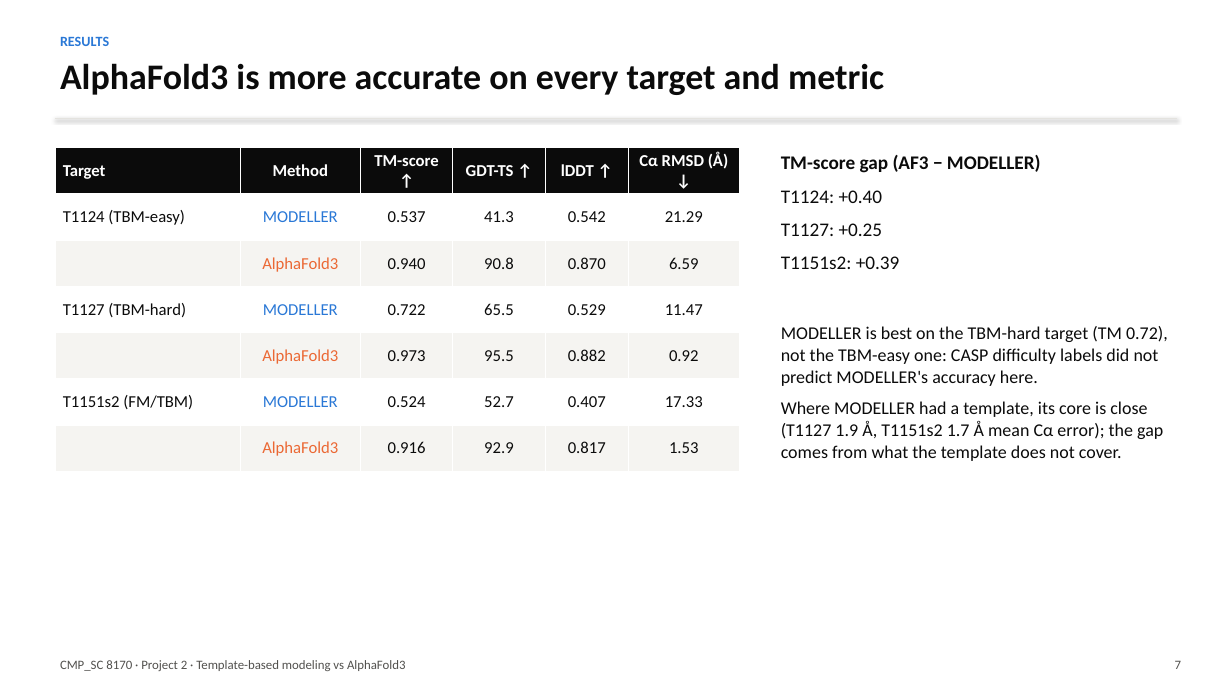
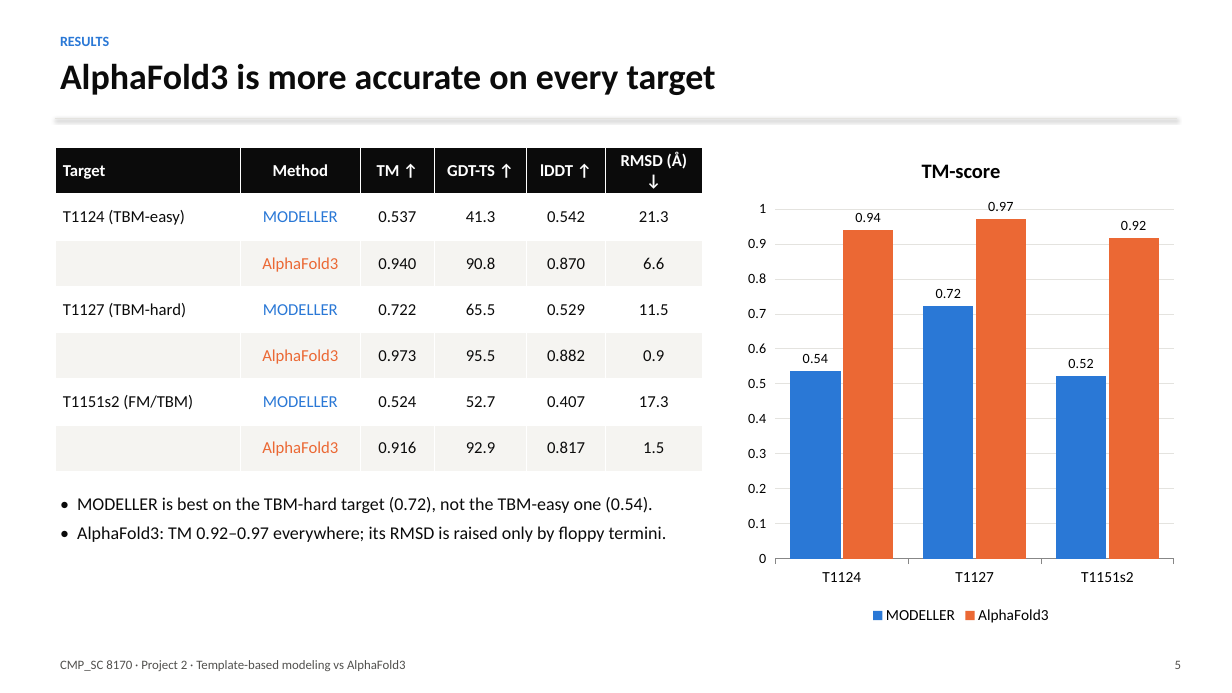
Before and after one commit to weisi2580/8170-project2, a slide deck: slide 5 of results/slides.pptx (slide 7 before the commit). Drawn at 1232x693 pixels with LibreOffice and Linux fonts; fonts in the diff are those of the drawing. Boxes give left, top, right and bottom in pixels: in the first picture for what was removed or moved away, otherwise in the second. Text is boxed around its words. In the diff, an @@ line names an element or a change of style, - is before the commit and + after.

```diff
--- a/results/slides.pptx
+++ b/results/slides.pptx
@@ text at <box>60,63,716,95</box>: text changed @@
-AlphaFold3 is more accurate on every target and metric
+AlphaFold3 is more accurate on every target
@@ table at <box>55,148,702,471</box> @@
-row 1, column 3: TM-score ↑
+row 1, column 3: TM ↑
-row 1, column 6: Cα RMSD (Å) ↓
+row 1, column 6: RMSD (Å) ↓
-row 2, column 6: 21.29
+row 2, column 6: 21.3
-row 3, column 6: 6.59
+row 3, column 6: 6.6
-row 4, column 6: 11.47
+row 4, column 6: 11.5
-row 5, column 6: 0.92
+row 5, column 6: 0.9
-row 6, column 6: 17.33
+row 6, column 6: 17.3
-row 7, column 6: 1.53
+row 7, column 6: 1.5
@@ table: place and size @@
-table at <box>55,148,739,471</box>
+table at <box>55,148,702,471</box>
@@ column chart added at <box>739,139,1183,628</box> @@
+title "TM-score"
+categories: T1124, T1127, T1151s2
+MODELLER: 0.54, 0.72, 0.52
+AlphaFold3: 0.94, 0.97, 0.92
@@ text at <box>77,497,667,542</box>: text changed @@
-TM-score gap (AF3 − MODELLER)
-T1124: +0.40
-T1127: +0.25
-T1151s2: +0.39
-MODELLER is best on the TBM-hard target (TM 0.72), not the TBM-easy one: CASP difficulty labels did not predict MODELLER's accuracy here.
-Where MODELLER had a template, its core is close (T1127 1.9 Å, T1151s2 1.7 Å mean Cα error); the gap comes from what the template does not cover.
+• MODELLER is best on the TBM-hard target (0.72), not the TBM-easy one (0.54).
+• AlphaFold3: TM 0.92–0.97 everywhere; its RMSD is raised only by floppy termini.
@@ text at <box>1175,660,1181,669</box>: text changed @@
-7
+5
```
Also in this commit, not shown: 4 other slides changed, 2 slides added, 9 slides removed, 1 other file.
